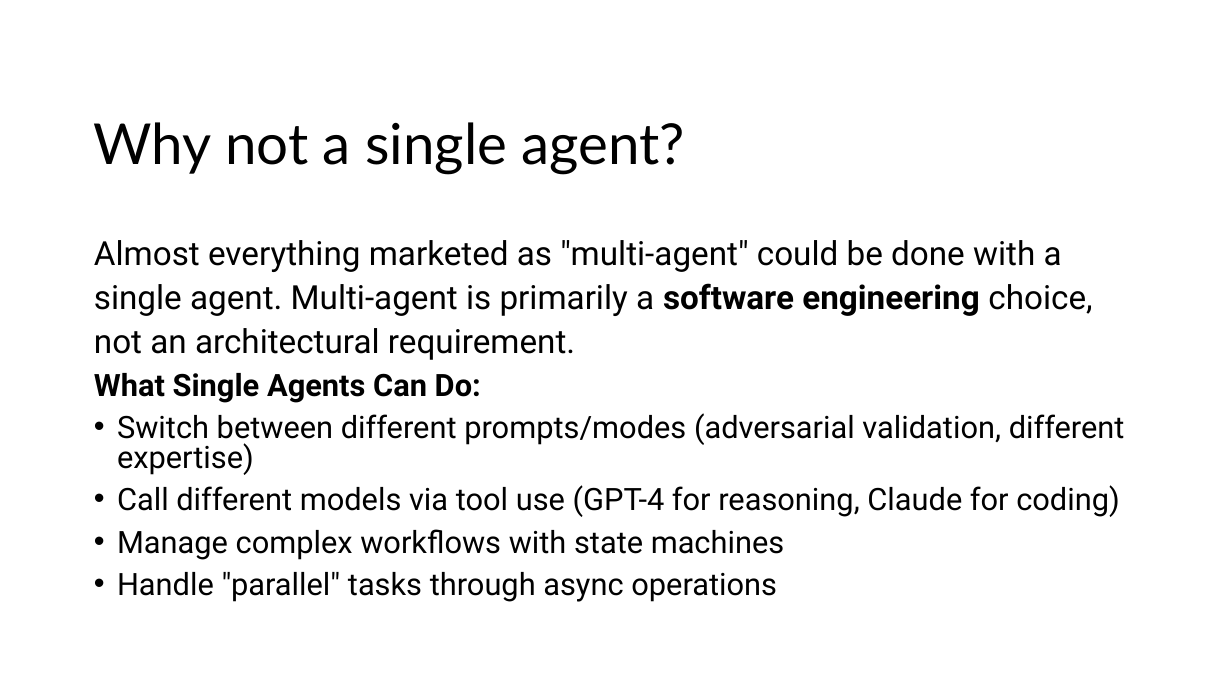
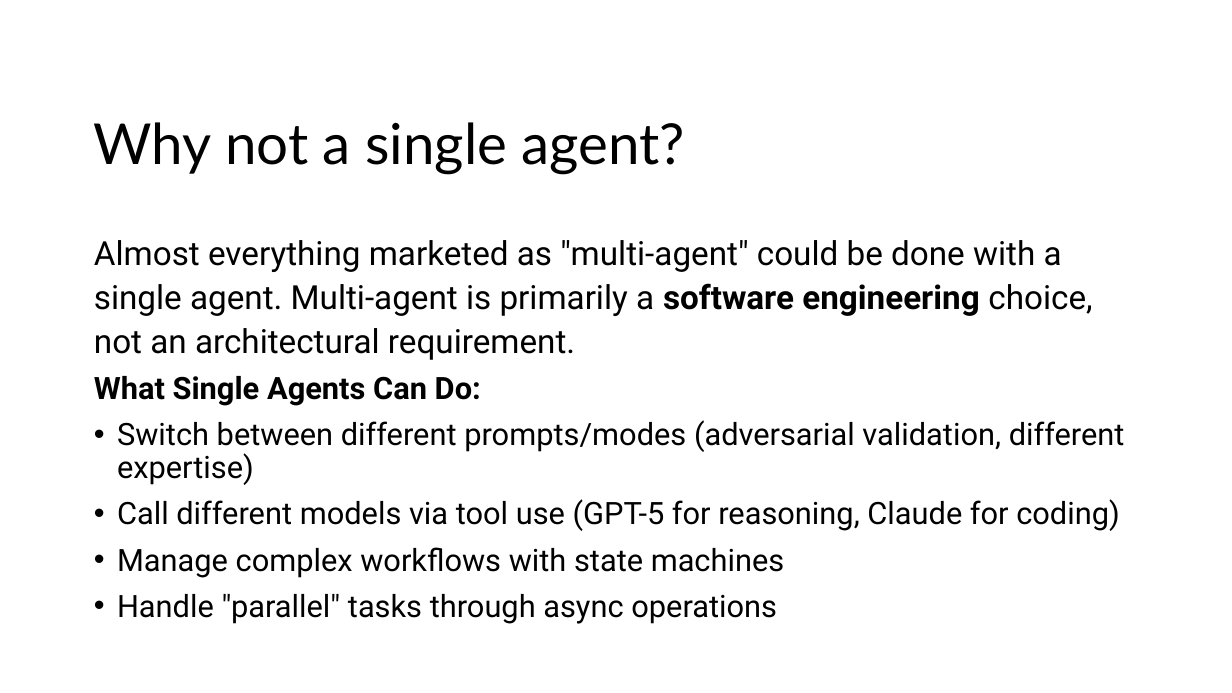
Before and after one commit to witt3rd/ai-infra-summit-2025, a slide deck: slide 5 of docs/AI Infra Summit 2025 - Donald Thompson.pptx (slide 4 before the commit). Drawn at 1232x693 pixels with LibreOffice and Linux fonts; fonts in the diff are those of the drawing; background and template pictures are left out. Boxes give left, top, right and bottom in pixels: in the first picture for what was removed or moved away, otherwise in the second. Text is boxed around its words. In the diff, an @@ line names an element or a change of style, - is before the commit and + after.

```diff
--- a/docs/AI Infra Summit 2025 - Donald Thompson.pptx
+++ b/docs/AI Infra Summit 2025 - Donald Thompson.pptx
@@ text at [94,376,1125,624]: line spacing 0.8 to 0.9 @@
@@ text at [117,499,1120,531]: text changed @@
-• Call different models via tool use (GPT-4 for reasoning, Claude for coding)
+• Call different models via tool use (GPT-5 for reasoning, Claude for coding)
```
Also in this commit, not shown: 3 other slides changed, 14 slides added, 2 slides removed.
